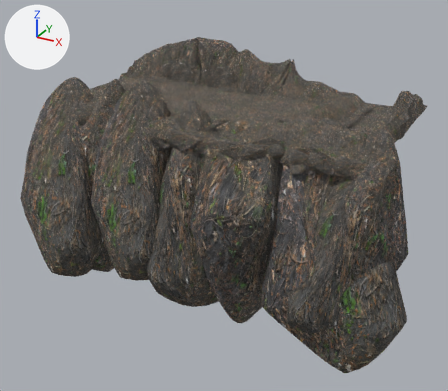
What one commit did to the glTF model Editor/assets/models/canyon/top04.gltf.
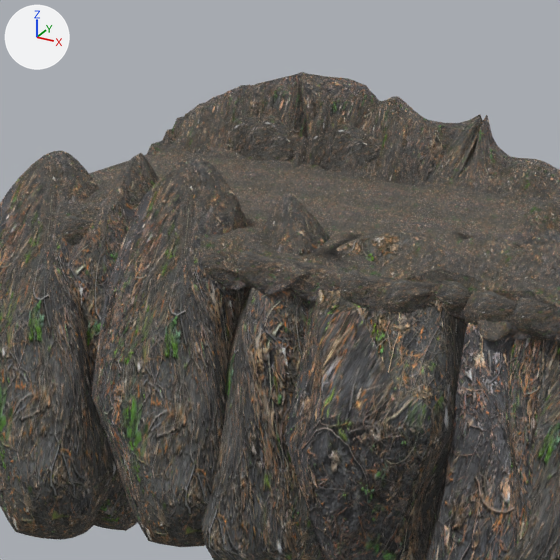
Each version is shown whole from a 50 mm lens placed at (52.4, -95.2, 31.1), pointed at (0.4, -0.6, -16.2), then close up on the part from 10% to 74% of the width and 0% to 73% of the height. The lights are fixed; the arrows at upper left show +X, +Y and +Z.

The first close-up shows 'GroundTop4', 'Rock.1143', 'Rock.1144', 'Rock.1145', 'Rock.1146', 'Rock.1147', 'Rock.1148', 'Rock.1149', 'Rock.1156', 'Rock.1162', 'Rock.1166', 'Rock.1270'.
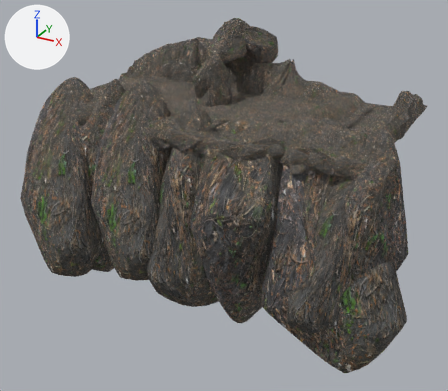
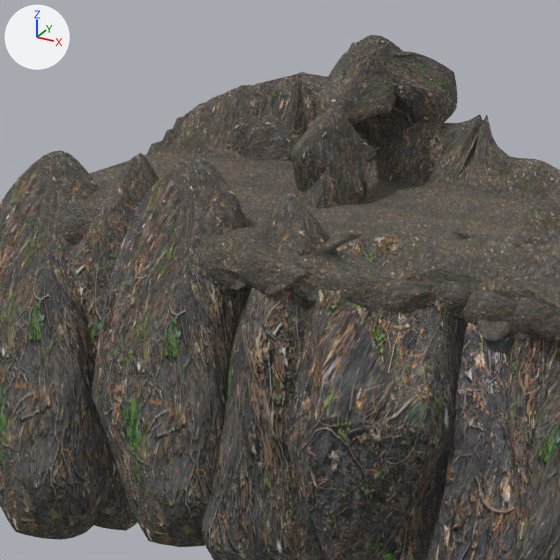
Edits to the bpy script that builds the scene:
```text
Add ob_rock_1278:
    ob_rock_1278 = bpy.data.objects.new('Rock.1278', me_cube_002)
    ob_rock_1278.location = (-5.0, 4.7, 2.6)
    ob_rock_1278.rotation_euler = (0.0542, 0.0325, 1.676)  # degrees (3.1, 1.9, 96)
    ob_rock_1278.scale = (5.76, 7.13, 7.14)
Add ob_rock_1277:
    ob_rock_1277 = bpy.data.objects.new('Rock.1277', me_cube_002)
    ob_rock_1277.location = (-2.7, 18.3, 8.2)
    ob_rock_1277.rotation_euler = (-2.304, -0.786, 0.5)  # degrees (-132, -45, 29)
    ob_rock_1277.scale = (7.53, 7.53, 7.53)
Add ob_rock_1276:
    ob_rock_1276 = bpy.data.objects.new('Rock.1276', me_cube_002)
    ob_rock_1276.location = (-6.8, 16.5, 8.2)
    ob_rock_1276.rotation_euler = (-0.624, 2.595, 0.733)  # degrees (-36, 149, 42)
    ob_rock_1276.scale = (7.14, 7.14, 7.14)
Add ob_rock_1275:
    ob_rock_1275 = bpy.data.objects.new('Rock.1275', me_cube_002)
    ob_rock_1275.location = (-5.0, 12.0, 9.8)
    ob_rock_1275.rotation_euler = (-1.933, 2.271, -0.421)  # degrees (-111, 130, -24)
    ob_rock_1275.scale = (7.14, 7.14, 7.14)
Add ob_rock_1274:
    ob_rock_1274 = bpy.data.objects.new('Rock.1274', me_cube_002)
    ob_rock_1274.location = (-5.0, 17.4, 5.8)
    ob_rock_1274.rotation_euler = (-0.287, 2.599, 0.814)  # degrees (-16, 149, 47)
    ob_rock_1274.scale = (7.14, 7.14, 7.14)
Add ob_rock_1273:
    ob_rock_1273 = bpy.data.objects.new('Rock.1273', me_cube_002)
    ob_rock_1273.location = (-5.0, 4.7, 0.0)
    ob_rock_1273.rotation_euler = (0.0674, -2.985, 1.465)  # degrees (3.9, -171, 84)
    ob_rock_1273.scale = (7.14, 7.14, 7.14)
```

What differs and where, as boxes [x1, y1, x2, y2] in the close-ups (560 x 560 px):
'Rock.1275', added: after [319, 35, 403, 125]
'Rock.1278', added: after [291, 108, 363, 204]
'Rock.1277', added: after [372, 51, 457, 124]
'Rock.1273', added: after [296, 164, 368, 209]
'Rock.1274', added: after [364, 105, 411, 147]
'Rock.1276', added: after [348, 42, 366, 132]
'Rock.1266', unchanged, covered by the edit: before [330, 124, 381, 172]; after [355, 130, 381, 163]
